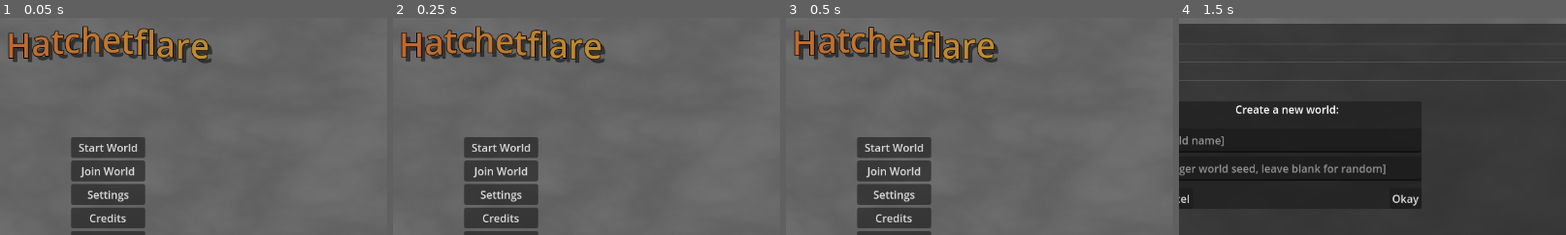
Above: before the commit, frames 1-4 (left to right).
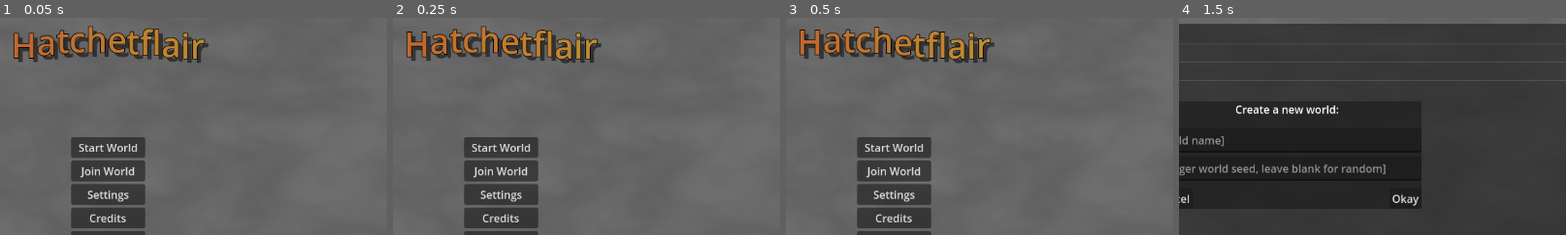
Above: after the commit, the same moments.

Repository: pixerhp/Hatchetflair
Game: Godot game, scene res://scenes/main_menu.tscn
Two runs of this game, one before a commit and one after it. Both use one fixed random seed, a clock stepped at 60 frames per second and the inputs below.
Inputs:
- Up to frame 1 (0.05 s): no input
- Up to frame 2 (0.25 s): no input
- Up to frame 3 (0.5 s): no input
- Up to frame 4 (1.5 s): click "Start World" at 0.5 s; click "New World" at 1.25 s
The pictures show only the part of the screen within x 36-86%, y 15-65%; the shares and areas given below are measured in that part.

The runs differ from the first frame. In frame 1, 5.2% of the frame differs, in the area x 2-55%, y 3-21%; in frame 2, 5.2%; in frame 3, 5.2%; in frame 4, nothing differs.

Commit message:
Renamed the title text in the project
I forgot to do this earlier for the name-change test.

Diff:
--- a/scenes/main_menu.tscn
+++ b/scenes/main_menu.tscn
@@ -71,7 +71,7 @@
 theme_override_constants/outline_size = 4
 theme_override_font_sizes/normal_font_size = 50
 bbcode_enabled = true
-text = "[center][rainbow freq=0.0075 sat=0.75 val=0.75][wave freq=2 amp=50]Hatchetflare[/wave][/rainbow][/center]"
+text = "[center][rainbow freq=0.0075 sat=0.75 val=0.75][wave freq=2 amp=50]Hatchetflair[/wave][/rainbow][/center]"
 fit_content = true
 autowrap_mode = 0
 
